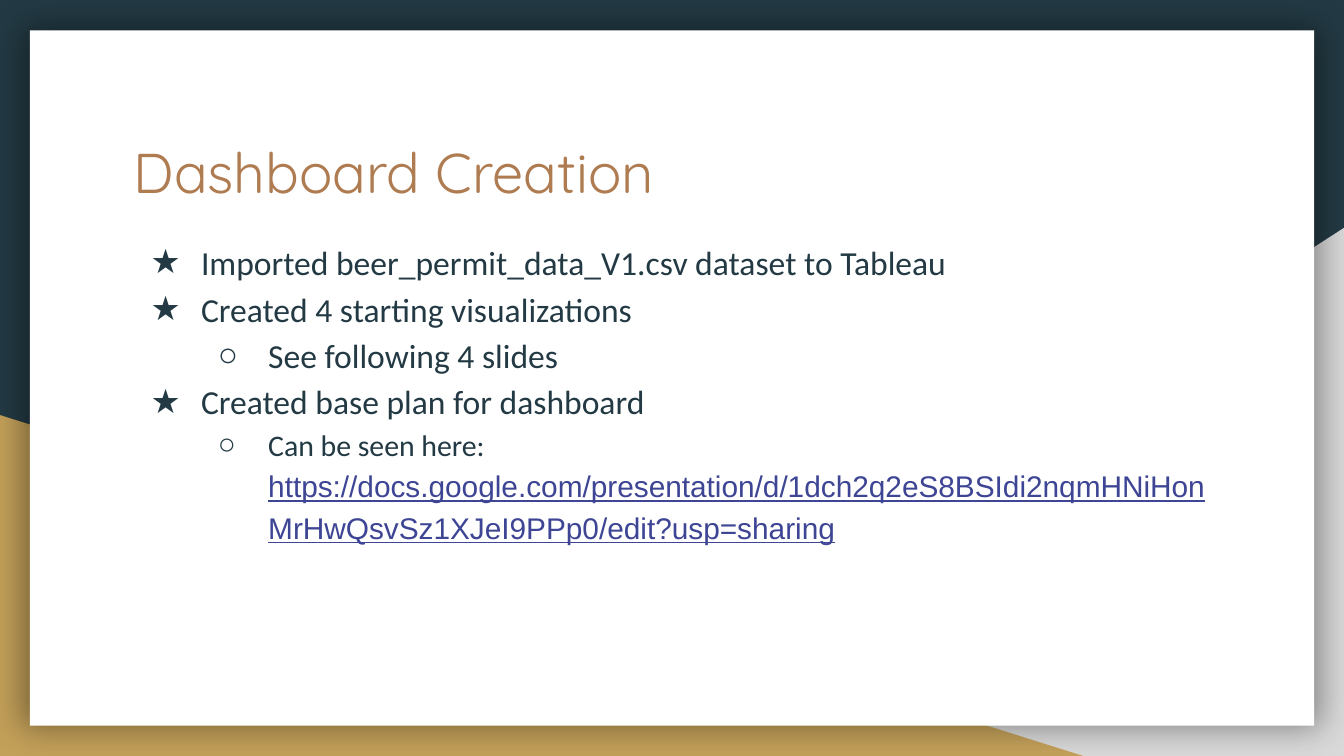
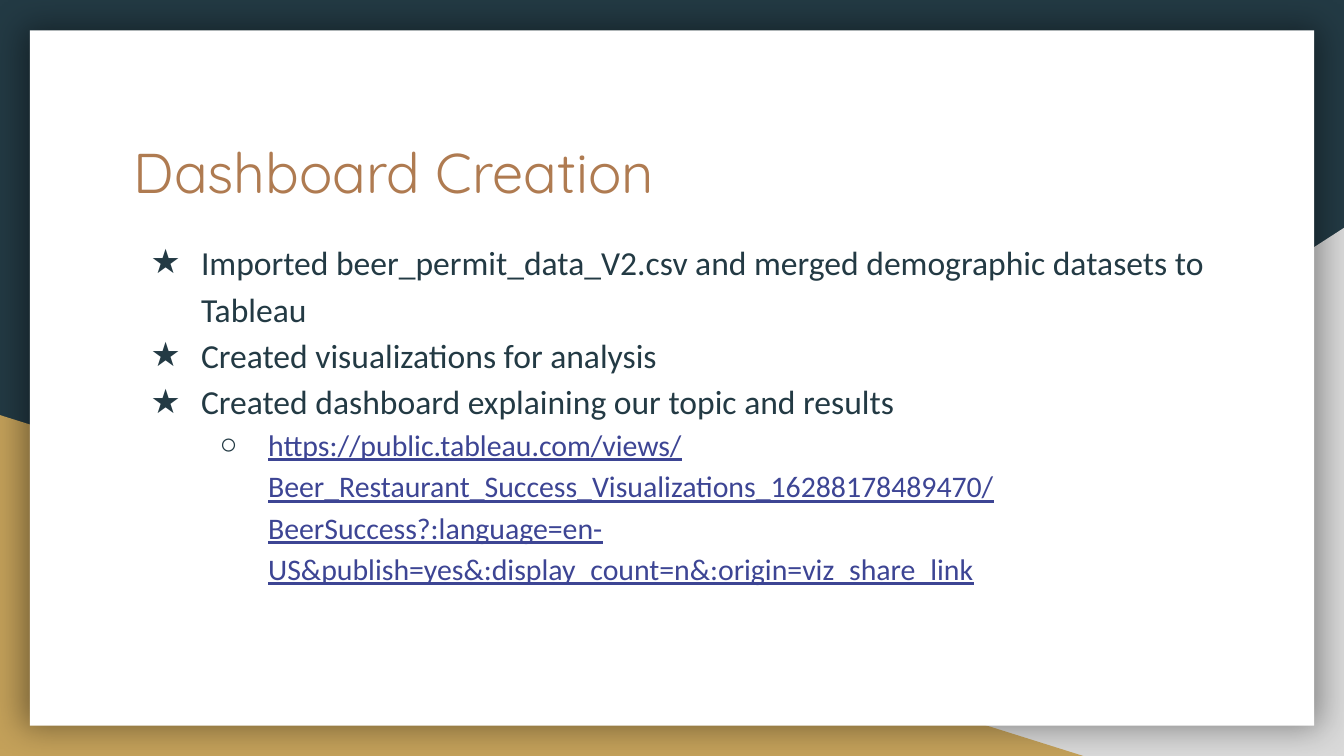
Before and after one commit to HannaKim4673/Beer_Restaurant_Success, a slide deck: slide 18 of Beer Restaurant Success.pptx (slide 13 before the commit). Drawn at 1344x756 pixels with LibreOffice and Linux fonts; fonts in the diff are those of the drawing; background and template pictures are left out. Boxes give left, top, right and bottom in pixels: in the first picture for what was removed or moved away, otherwise in the second. Text is boxed around its words. In the diff, an @@ line names an element or a change of style, - is before the commit and + after.

Commit message:
Update Google slides PowerPoint

```diff
--- a/Beer Restaurant Success.pptx
+++ b/Beer Restaurant Success.pptx
@@ text at [201,251,1204,585]: text changed; size 18 to 16 pt; text colour #233A44 to #3D4594 @@
-★ Imported beer_permit_data_V1.csv dataset to Tableau
-★ Created 4 starting visualizations
-  ○ See following 4 slides
-★ Created base plan for dashboard
-  ○ Can be seen here: https://docs.google.com/presentation/d/1dch2q2eS8BSIdi2nqmHNiHonMrHwQsvSz1XJeI9PPp0/edit?usp=sharing
+★ Imported beer_permit_data_V2.csv and merged demographic datasets to Tableau
+★ Created visualizations for analysis
+★ Created dashboard explaining our topic and results
+  ○ https://public.tableau.com/views/Beer_Restaurant_Success_Visualizations_16288178489470/BeerSuccess?:language=en-US&publish=yes&:display_count=n&:origin=viz_share_link
```
Also in this commit, not shown: 9 other slides changed, 9 slides added, 7 slides removed.
